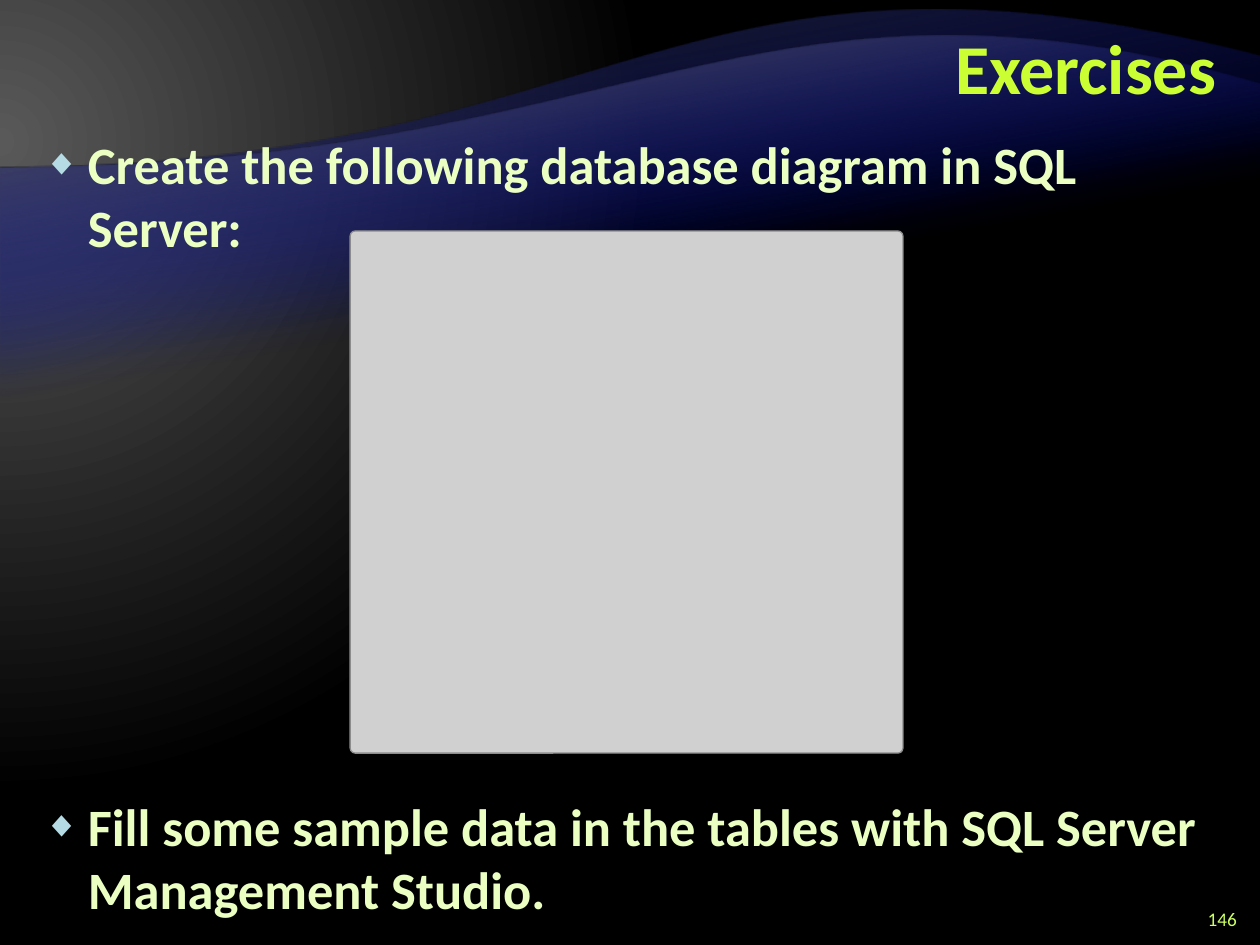
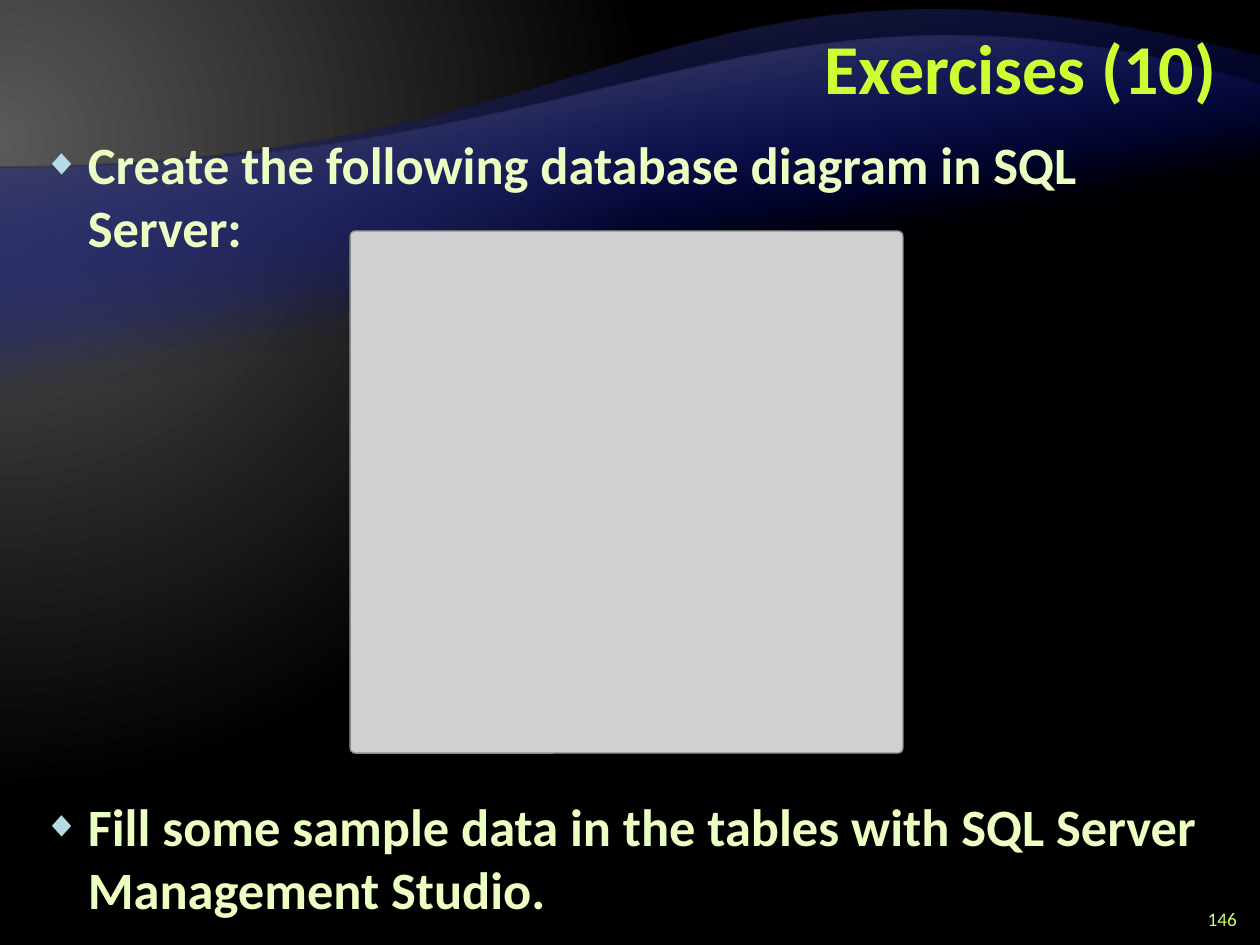
Before and after one commit to Graveheart/aspnetcourse, a slide deck: slide 146 of 2010/lectures/5. Databases, SQL and MS SQL Server.pptx. Drawn at 1260x945 pixels with LibreOffice and Linux fonts; fonts in the diff are those of the drawing; grey boxes stand for pictures; background and template pictures are left out. Boxes give left, top, right and bottom in pixels: in the first picture for what was removed or moved away, otherwise in the second. Text is boxed around its words. In the diff, an @@ line names an element or a change of style, - is before the commit and + after.

```diff
--- a/2010/lectures/5. Databases, SQL and MS SQL Server.pptx
+++ b/2010/lectures/5. Databases, SQL and MS SQL Server.pptx
@@ title at [825, 36, 1216, 105]: text changed @@
-Exercises
+Exercises (10)
```
Also in this commit, not shown: 10 other slides changed, 4 other files.
